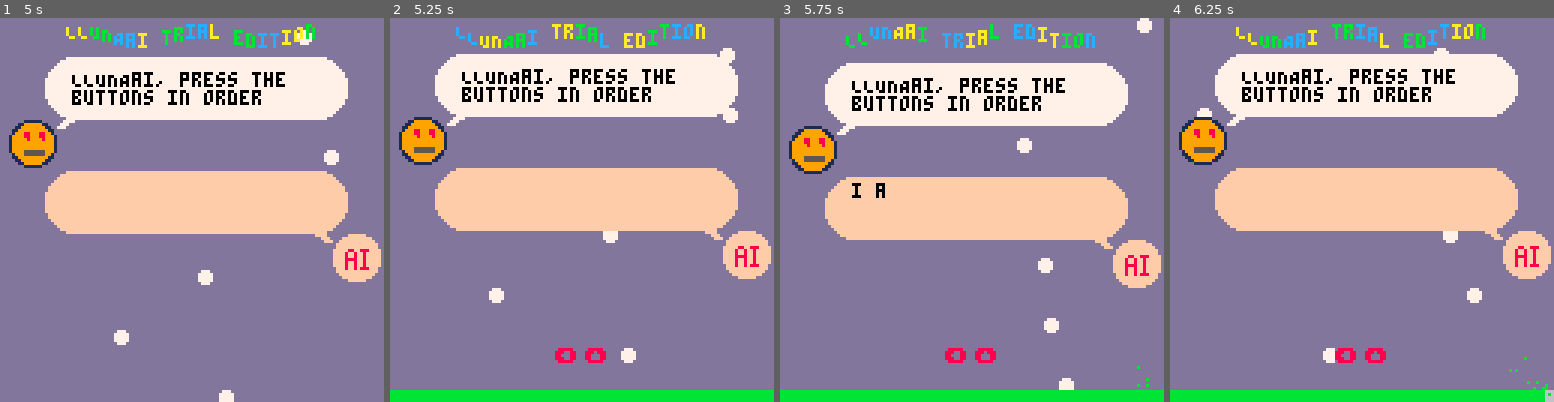
Above: before the commit, frames 1-4 (left to right).
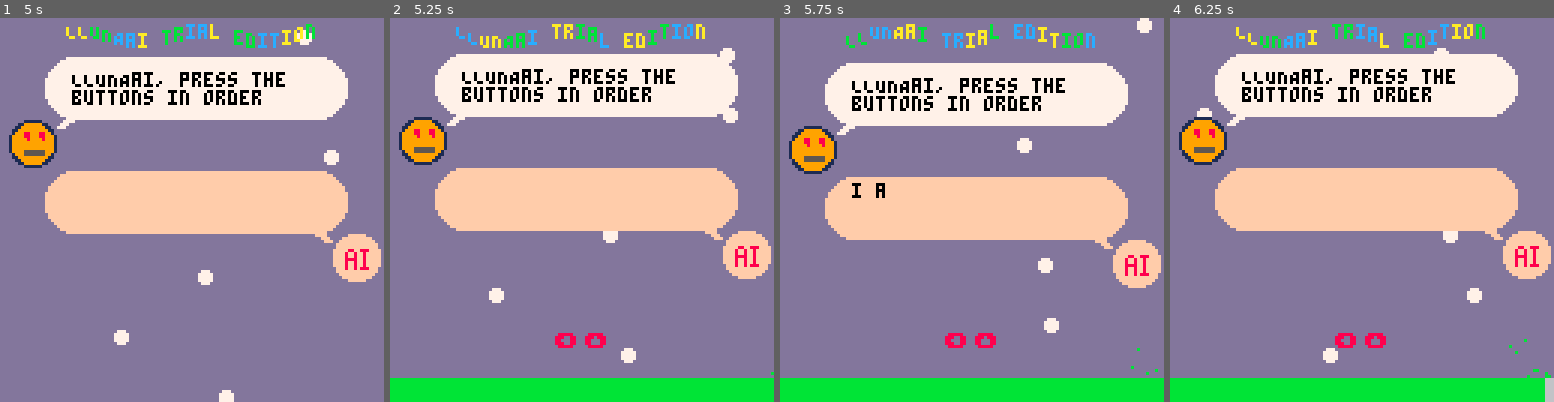
Above: after the commit, the same moments.

Repository: galman33/ggj2025
Game: PICO-8 cartridge ggj2025.p8
Two runs of this game, one before a commit and one after it. Both use one fixed random seed, a clock stepped at 60 frames per second and the inputs below.
Inputs:
- Up to frame 1 (5 s): tap X (X key) at 0.33, 1.07, 1.85, 2.97, 4.08 s; tap O (Z key) at 0.7, 1.7, 2.1, 2.5, 2.9, 3.3, 3.7, 4.1, 4.5, 4.9 s; hold Right 1.6-2.1 s; hold Up 2.15-2.42 s; hold Right 2.47-3.03 s; hold Left 3.08-3.58 s; hold Down 3.63-3.97 s; hold Right 4.02-4.68 s; hold Up from 4.73 s (still down)
- Up to frame 2 (5.25 s): release Up at 5.03 s; hold Left from 5.08 s (still down); tap X (X key) at 5.2 s
- Up to frame 3 (5.75 s): tap O (Z key) at 5.3, 5.7 s; release Left at 5.68 s; hold Down from 5.73 s (still down)
- Up to frame 4 (6.25 s): release Down at 6.03 s; hold Right from 6.08 s (still down); tap O (Z key) at 6.1 s

Frame 1 is identical in both runs. In frame 2, 3.7% of the frame differs, in the area x 0-100%, y 82-97%; in frame 3, 3.7%; in frame 4, 3.8%, in the area x 0-100%, y 82-99%.

Commit message:
timer red

Diff:
--- a/main.lua
+++ b/main.lua
@@ -280,11 +280,16 @@
         if t() >= last_timer_particle_t + timer_particles_interval then
             last_timer_particle_t = t()
 
+            local timer_c = 11
+            if time_left / total_time < 0.3 then
+                timer_c = 8
+            end
+
             add_particle({
-                x = time_left / total_time * 128, y = 124 + rnd(6),
+                x = time_left / total_time * 128, y = 120 + rnd(8),
                 vx = rnd(2) - 0.5, vy = -0.5 - rnd(2),
                 ax = 0, ay = 0.2,
-                radius = 0.5, color = 11
+                radius = 0.5, color = timer_c
             })
         end
     end
@@ -327,8 +332,12 @@
 
     if timer_on or (answered and t() < bubble3_t + 0.5) then
         -- draw timer
-        rectfill(0, 124, 128, 128, 6)
-        rectfill(0, 124, 128 * time_left / total_time, 128, 11)
+        local timer_c = 11
+        if time_left / total_time < 0.3 then
+            timer_c = 8
+        end
+        rectfill(0, 120, 128, 128, 6)
+        rectfill(0, 120, 128 * time_left / total_time, 128, timer_c)
 
         -- draw sequence
         local max_sequence_in_line = 10
@@ -349,7 +358,7 @@
                 if sequence_wrong and t() < sequence_wrong_t + sequence_wrong_duration then
                     c = 8
                 end
-                print(sequence[index_in_sequence][1], (128 - sequence_w) / 2 + i * spacing_w - 4, 110 - sequence_h / 2 + j * spacing_h, c)
+                print(sequence[index_in_sequence][1], (128 - sequence_w) / 2 + i * spacing_w - 4, 105 - sequence_h / 2 + j * spacing_h, c)
             end
         end
     end
